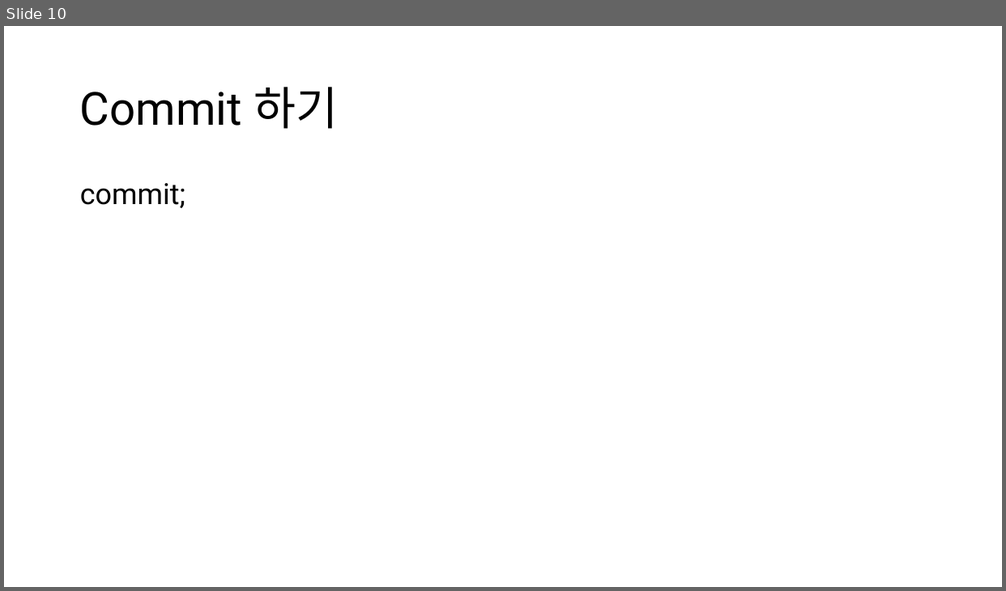
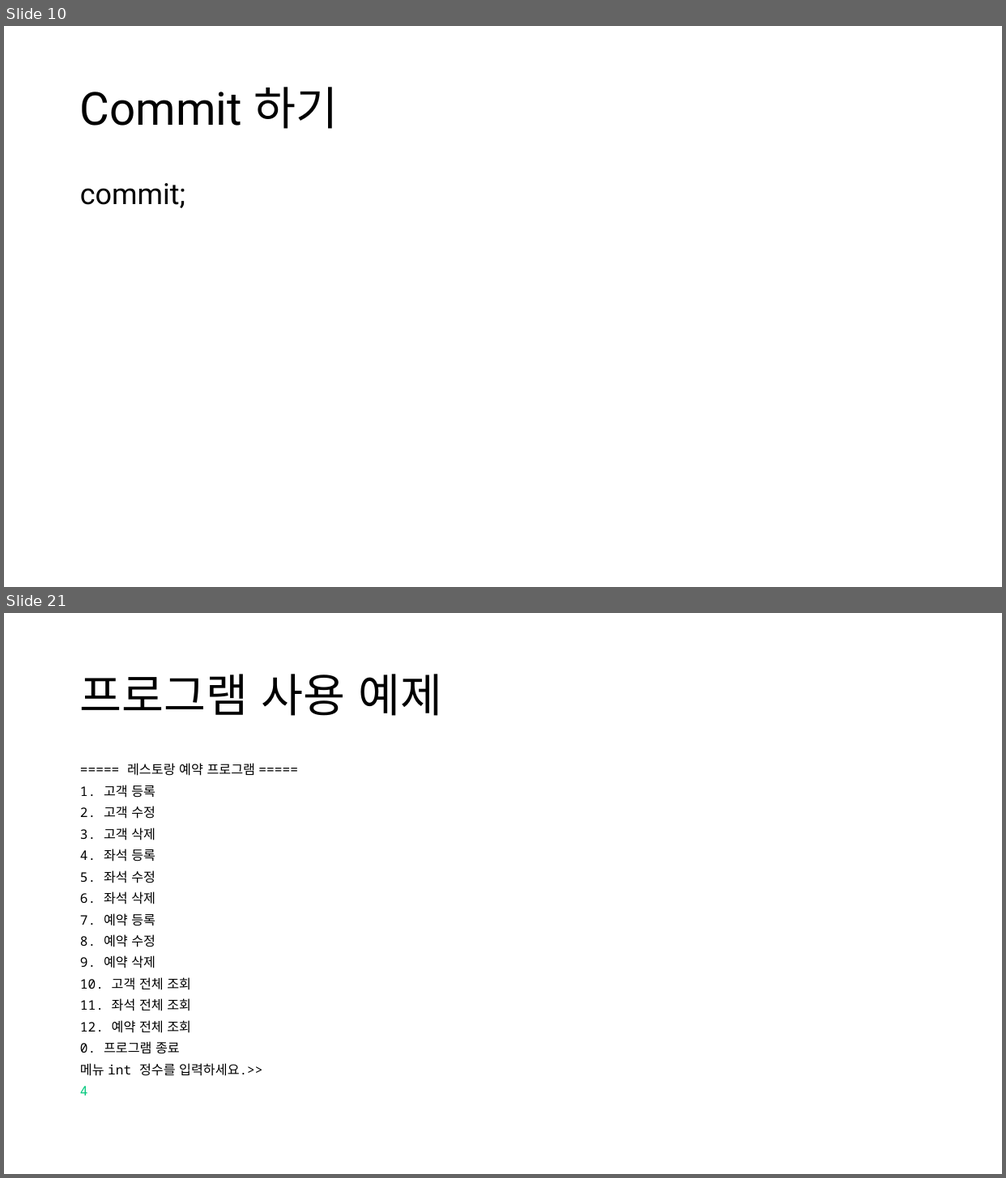
Before and after one commit to TaYaKi71751/gukbi, a slide deck: ppt/Oracle DB Project.pptx. Shown one above the other, each under a label of ours: slide 10 before the commit, slides 10 and 21 after it; the slides between them are not shown. The pictures are 1006x591 and 1006x1178 pixels, drawn with LibreOffice and Linux fonts; fonts in the diff are those of the drawing. Boxes give left, top, right and bottom in pixels: in the first picture for what was removed or moved away, otherwise in the second. Text is boxed around its words. In the diff, an @@ line names an element or a change of style, - is before the commit and + after.

```diff
--- a/ppt/Oracle DB Project.pptx
+++ b/ppt/Oracle DB Project.pptx
@@ slide 21 added at bbox=[4, 613, 1002, 1174], background #FFFFFF @@
@@ title added at bbox=[80, 674, 442, 716], 44 pt, text #000000 @@
+프로그램 사용 예제
@@ text added at bbox=[80, 763, 262, 1096], 12.6 pt, text #000000 @@
+===== 레스토랑 예약 프로그램 =====
+1. 고객 등록
+2. 고객 수정
+3. 고객 삭제
+4. 좌석 등록
+5. 좌석 수정
+6. 좌석 삭제
+7. 예약 등록
+8. 예약 수정
+9. 예약 삭제
+10. 고객 전체 조회
+11. 좌석 전체 조회
+12. 예약 전체 조회
+0. 프로그램 종료
+메뉴 int 정수를 입력하세요.>>
+4
```
Also in this commit, not shown: 28 other slides added, 3 other files.
